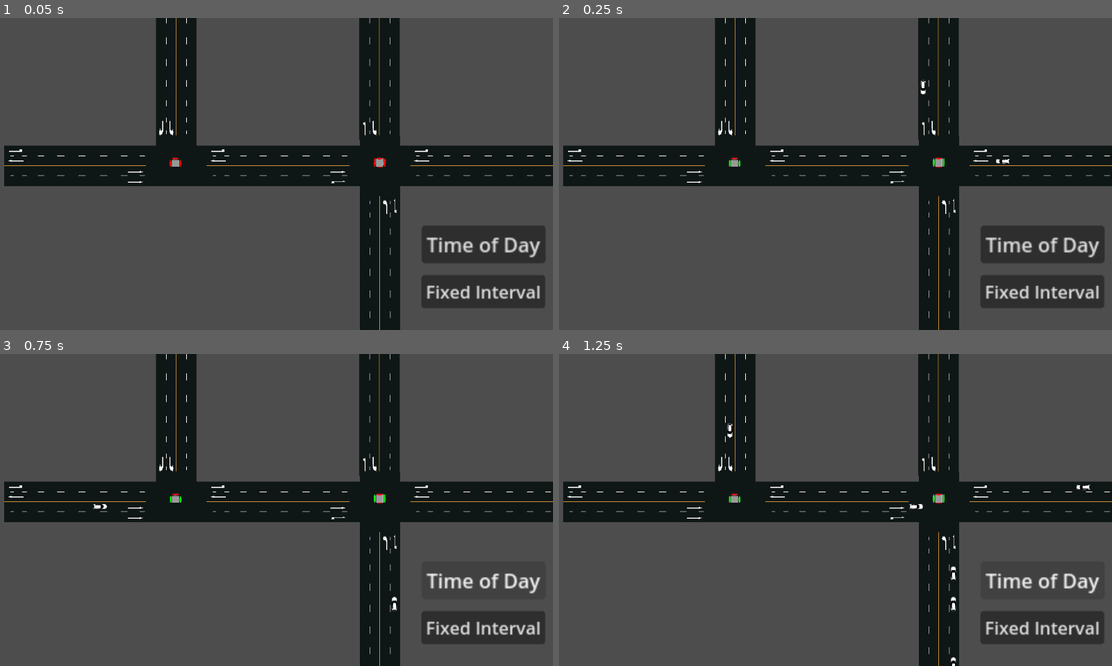
Above: before the commit, frames 1-4 (two rows, left to right).
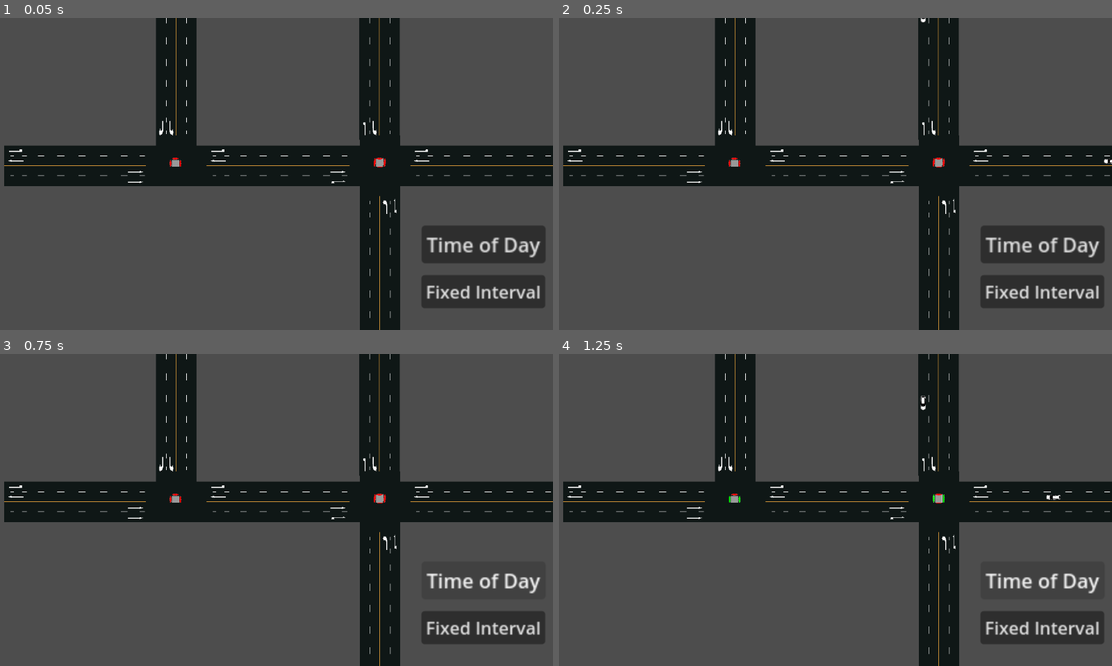
Above: after the commit, the same moments.

Repository: Lilies240/TrafficSimulation
Game: Godot game, scene res://Scenes/test_scene.tscn
The game is run twice, just before and just after one commit, with the same random seed, the same clock (stepped at 60 frames per second) and the same inputs.
Inputs:
- Up to frame 1 (0.05 s): no input
- Up to frame 2 (0.25 s): no input
- Up to frame 3 (0.75 s): click "Time of Day" at 0.5 s
- Up to frame 4 (1.25 s): no input

Frame 1 is identical in both runs. In frame 2, 0.1% of the frame differs, in the area x 30-100%, y 0-48%; in frame 3, 0.1%; in frame 4, 0.2%, in the area x 30-97%, y 13-100%.

Commit message:
Final update

Diff:
--- a/Scenes/test_scene.tscn
+++ b/Scenes/test_scene.tscn
@@ -338,7 +338,7 @@
 
 [sub_resource type="Curve2D" id="Curve2D_uicwc"]
 _data = {
-"points": PackedVector2Array(-227.743, -239.729, 0, 0, 2750, 2000, -227.743, -239.729, 227.743, 239.729, 2889, 2908, 0, 0, 0, 0, 3900, 3050)
+"points": PackedVector2Array(-227.743, -239.729, 0, 0, 2750, 2000, -227.743, -239.729, 227.743, 239.729, 2889, 2908, 0, 0, 0, 0, 4000, 3350)
 }
 point_count = 3
 
@@ -351,7 +351,7 @@
 majorTrafficRate = Array[Vector2]([Vector2(5, 10), Vector2(5, 10)])
 minorTrafficRate = Array[Vector2]([Vector2(1, 3), Vector2(5, 10)])
 simulationRunTime = 144.0
-simulationTimeScale = 10.0
+simulationTimeScale = 2.0
 maxCycles = 1
 vehicle_scene = ExtResource("2_yofyd")
 compact_scene = ExtResource("3_h4dsy")
--- a/Scripts/Vehicle.gd
+++ b/Scripts/Vehicle.gd
@@ -4,21 +4,23 @@
 
 @export var vehicleType: Enums.VehicleType # the type of vehicle
 @export var pixels_per_meter = 100
-
-var stoppingDistance: float  # the distance it takes to come to a stop
-var followingTime: float # the time in seconds that vehicle tries to keep behind the vehicle in front of it
 
 @export var length: float = 10 # the length of the vehicle
 var max_speed: float = 100.0  # Maximum speed of the vehicle
 var acceleration: float = 50.0  # Acceleration rate (speed increase per second)
 var deceleration: float = 70.0  # Deceleration rate (speed decrease per second)
+var current_stop_distance: float  # the distance it takes to come to a stop
+var min_queue_distance: float # the distance it keeps behind a car when stopped
+
 var current_speed: float = 0.0  # The vehicle's current speed
-
-var speed_limit: float # the speed limit of the road
+var current_speed_limit: float # the speed limit of the road
 var spawner: Node # Variable to hold the reference to the spawner
 var route: Array[Path2D] = [] # list of paths the vehicle follows
 var current_path_index: int = 0 # the index of the current path being followed
 @export var current_path: Path2D # the current path being followed
+var state: String = "accelerating" #
+var upcoming_light_color: String = "green"
+var car_ahead: PathFollow2D = null # Reference to nearest car ahead, if any
 
 var isMajor: bool  # Whether the car was spawned as major traffic
 var throughput: float  # Time elapsed from spawn time
@@ -26,10 +28,11 @@
 func initialize(spawner_reference: Node, vType: Enums.VehicleType, nodePaths: Array[NodePath], speedLimit: float, is_major: bool):
 	spawner = spawner_reference
 	vehicleType = vType
-	speed_limit = mph_to_mps(speedLimit) * pixels_per_meter
-	current_speed = speed_limit
+	current_speed_limit = mph_to_mps(speedLimit) * pixels_per_meter
+	current_speed = current_speed_limit
 	isMajor = is_major
 	throughput = 0.0
+	state = "accelerating"
 
 	# Add each path in nodePaths to the route array
 	for path in nodePaths:
@@ -46,7 +49,7 @@
 			acceleration = 3.75 * pixels_per_meter
 			deceleration = 7 * pixels_per_meter
 			v_offset = 0.875 * pixels_per_meter
-			followingTime = 2.5 * pixels_per_meter
+			min_queue_distance = 1.25 * pixels_per_meter
 			#print("Compact car spawned")
 		Enums.VehicleType.MIDSIZE:
 			length = 4.75 * pixels_per_meter
@@ -54,7 +57,7 @@
 			acceleration = 3.25 * pixels_per_meter
 			deceleration = 6 * pixels_per_meter
 			v_offset = 0.95 * pixels_per_meter
-			followingTime = 2.5 * pixels_per_meter
+			min_queue_distance = 1.25 * pixels_per_meter
 			#print("Midsize car spawned")
 		Enums.VehicleType.SUV:
 			length = 5.05 * pixels_per_meter
@@ -62,7 +65,7 @@
 			acceleration = 2.75 * pixels_per_meter
 			deceleration = 5.25 * pixels_per_meter
 			v_offset = 1.025 * pixels_per_meter
-			followingTime = 3.5 * pixels_per_meter
+			min_queue_distance = 1.75 * pixels_per_meter
 			#print("SUV spawned")
 		Enums.VehicleType.TRUCK:
 			length = 22.5 * pixels_per_meter
@@ -70,11 +73,10 @@
 			acceleration = 1 * pixels_per_meter
 			deceleration = 3.5 * pixels_per_meter
 			v_offset = 1.25 * pixels_per_meter
-			followingTime = 5 * pixels_per_meter
+			min_queue_distance = 2.5 * pixels_per_meter
 			#print("Semi-truck spawned")
 		_:
 			print("No vehicle type declared!")
-
 
 func set_current_path(path: Path2D):
 	current_path = path
@@ -97,77 +99,150 @@
 	if spawner:
 		return spawner.mph_to_mps(speed)
 
-func _process(delta):
+func _physics_process(delta):
 	throughput += delta
 
-	# Handle acceleration and deceleration
-	if should_decelerate():
-		decelerate(delta)
-	elif should_accelerate():
-		accelerate(delta)
-
-
-	# Move the vehicle along the path
+	# Adjust speed based on state
+	match state:
+		"accelerating":
+			accelerate(delta)
+		"decelerating":
+			decelerate(delta)
+		"cruising":
+			hold_speed(delta)
+		"stopped":
+			stop_vehicle()
+
+	# Handle movement along the path
 	progress += current_speed * delta
 
+	# Check for intersecctions and cars ahead
+	handle_intersection()
+
 	# Move to next path if progress exceeds 1.0
-	if progress >= current_path.curve.get_baked_length() - current_speed * delta:
+	if progress + current_speed * delta >= current_path.curve.get_baked_length():
 		transition_to_next_path()
 
 # Function to handle acceleration
 func accelerate(delta):
-	current_speed += acceleration * delta
-	if current_speed > max_speed:
-		current_speed = max_speed
-
-# Function to handle deceleration
+	if current_speed < max_speed:
+		current_speed += acceleration * delta
+		if current_speed > max_speed:
+			current_speed = max_speed
+
+# Function to handle smooth deceleration
 func decelerate(delta):
-	current_speed -= deceleration * delta
-	if current_speed < 0.5:
-		current_speed = 0
-
-
-# Conditions to determine if the car should accelerate
-func should_accelerate() -> bool:
-	# Accelerate if under the speed limit
-	if current_speed < speed_limit and spawner.get_traffic_signal(current_path) == "green":
-		return true
-	return false
+	if current_speed > 0:
+		current_speed -= deceleration * delta
+		if current_speed <= 20:
+			current_speed = 0
+			state = "stopped"
+
+func hold_speed(delta):
+	# Maintain current speed limit
+	if current_speed != current_speed_limit:
+		current_speed = current_speed_limit
+
+func stop_vehicle():
+	current_speed = 0
+
+func check_upcoming_light():
+	upcoming_light_color = spawner.get_traffic_signal(current_path)
+
+func is_intersection_ahead() -> bool:
+	return current_path_index % 2 == 0
+
+func handle_intersection():
+	check_upcoming_light() # Update light color
+	var current_stop_distance = calculate_stopping_distance()
+
+	# Check for cars ahead
+	var smallest_distance_to_other = 50 * current_stop_distance
+
+	# Find the closest car ahead
+	for other_vehicle in spawner.vehicleInstances:
+		if other_vehicle == self: # Don't count itself
+			continue
+
+		# Check if on the same path
+		if other_vehicle.current_path == self.current_path:
+			var current_distance_to_other = other_vehicle.progress - self.progress - length / 2 - other_vehicle.length / 2
+
+			if current_distance_to_other < 0: # Don't count cars behind it
+				continue
+			elif current_distance_to_other < smallest_distance_to_other:
+				smallest_distance_to_other = current_distance_to_other
+
+	# Come to a stop when approaching the other vehicle
+	if smallest_distance_to_other <= current_stop_distance + length / 2:
+		if state != "stopped":
+			state = "decelerating"
+
+		print("\nCurrent road: " + str(current_path) + "\nCurrent state: " + str(state) + "\nCurrent speed: " + str(current_speed) + "\nCurrent speed limit: " + str(current_speed_limit) + "\nIntersection Ahead: " + str(is_intersection_ahead()) + "\nUpcoming Light Color: " + str(upcoming_light_color) + "\nCalculated Stopping Distance: " + str(calculate_stopping_distance()) + "\nLength of road: " + str(current_path.get_curve().get_baked_length()) + "\nCurrent Progress: " + str(progress))
+		return
+
+	# Intersection handling
+	if is_intersection_ahead():
+		var distance_to_intersection = calculate_distance_to_intersection()
+
+		# Check the light color ahead
+		if upcoming_light_color == "red" and distance_to_intersection <= current_stop_distance + length / 2:
+			# Come to a stop when approaching the intersection
+			if state != "stopped":
+				state = "decelerating"
+
+			print("\nCurrent road: " + str(current_path) + "\nCurrent state: " + str(state) + "\nCurrent speed: " + str(current_speed) + "\nCurrent speed limit: " + str(current_speed_limit) + "\nIntersection Ahead: " + str(is_intersection_ahead()) + "\nUpcoming Light Color: " + str(upcoming_light_color) + "\nCalculated Stopping Distance: " + str(calculate_stopping_distance()) + "\nLength of road: " + str(current_path.get_curve().get_baked_length()) + "\nCurrent Progress: " + str(progress))
+			return
+		elif upcoming_light_color == "red" and distance_to_intersection > current_stop_distance + length / 2: # Continue towards the intersection
+			# Accelerate or cruise
+			if current_speed < current_speed_limit:
+				state = "accelerating"
+			else:
+				state = "cruising"
+
+			print("\nCurrent road: " + str(current_path) + "\nCurrent state: " + str(state) + "\nCurrent speed: " + str(current_speed) + "\nCurrent speed limit: " + str(current_speed_limit) + "\nIntersection Ahead: " + str(is_intersection_ahead()) + "\nUpcoming Light Color: " + str(upcoming_light_color) + "\nCalculated Stopping Distance: " + str(calculate_stopping_distance()) + "\nLength of road: " + str(current_path.get_curve().get_baked_length()) + "\nCurrent Progress: " + str(progress))
+			return
+		elif upcoming_light_color == "yellow":
+			# Stop if possible at the intersection
+			if distance_to_intersection <= current_stop_distance + length / 2:
+				if state != "stopped":
+					state = "decelerating"
+
+				print("\nCurrent road: " + str(current_path) + "\nCurrent state: " + str(state) + "\nCurrent speed: " + str(current_speed) + "\nCurrent speed limit: " + str(current_speed_limit) + "\nIntersection Ahead: " + str(is_intersection_ahead()) + "\nUpcoming Light Color: " + str(upcoming_light_color) + "\nCalculated Stopping Distance: " + str(calculate_stopping_distance()) + "\nLength of road: " + str(current_path.get_curve().get_baked_length()) + "\nCurrent Progress: " + str(progress))
+				return
+			else:
+				# Accelerate or cruise
+				if current_speed < current_speed_limit:
+					state = "accelerating"
+				else:
+					state = "cruising"
+
+				print("\nCurrent road: " + str(current_path) + "\nCurrent state: " + str(state) + "\nCurrent speed: " + str(current_speed) + "\nCurrent speed limit: " + str(current_speed_limit) + "\nIntersection Ahead: " + str(is_intersection_ahead()) + "\nUpcoming Light Color: " + str(upcoming_light_color) + "\nCalculated Stopping Distance: " + str(calculate_stopping_distance()) + "\nLength of road: " + str(current_path.get_curve().get_baked_length()) + "\nCurrent Progress: " + str(progress))
+				return
+		elif upcoming_light_color == "green":
+			# Accelerate or cruise
+			if current_speed < current_speed_limit:
+				state = "accelerating"
+			else:
+				state = "cruising"
+
+			print("\nCurrent road: " + str(current_path) + "\nCurrent state: " + str(state) + "\nCurrent speed: " + str(current_speed) + "\nCurrent speed limit: " + str(current_speed_limit) + "\nIntersection Ahead: " + str(is_intersection_ahead()) + "\nUpcoming Light Color: " + str(upcoming_light_color) + "\nCalculated Stopping Distance: " + str(calculate_stopping_distance()) + "\nLength of road: " + str(current_path.get_curve().get_baked_length()) + "\nCurrent Progress: " + str(progress))
+			return
+	else:
+		# Accelerate or cruise
+		if current_speed < current_speed_limit:
+			state = "accelerating"
+		else:
+			state = "cruising"
+
+		print("\nCurrent road: " + str(current_path) + "\nCurrent state: " + str(state) + "\nCurrent speed: " + str(current_speed) + "\nCurrent speed limit: " + str(current_speed_limit) + "\nIntersection Ahead: " + str(is_intersection_ahead()) + "\nUpcoming Light Color: " + str(upcoming_light_color) + "\nCalculated Stopping Distance: " + str(calculate_stopping_distance()) + "\nLength of road: " + str(current_path.get_curve().get_baked_length()) + "\nCurrent Progress: " + str(progress))
+		return
+
+func calculate_distance_to_intersection() -> float:
+	# Calculate the distance to the end of the current path
+	var total_length = current_path.get_curve().get_baked_length()
+	return total_length - progress
 
 func calculate_stopping_distance() -> float:
-	return (current_speed * current_speed) / (2 * deceleration) + followingTime * current_speed
-
-# Conditions to determine if the car should decelerate
-func should_decelerate() -> bool:
-	# Calculate required stopping distance for current speed
-	stoppingDistance = calculate_stopping_distance()
-
-	# Check for other vehicles ahead
-	var vehiclesAhead = 0;
-	for other_vehicle in spawner.vehicleInstances:
-		if other_vehicle == self:
-			continue
-
-		# Check if on the same path and ahead
-		if other_vehicle.current_path == self.current_path or (current_path_index + 1 >= 0 and current_path_index + 1 < route.size() and other_vehicle.current_path == route[current_path_index + 1]):
-			var distance_to_other = other_vehicle.progress - self.progress - other_vehicle.length / 2
-
-			# If within stopping range of another vehicle, start deceleration
-			#if distance_to_other > 0 and distance_to_other <= stoppingDistance:
-				#return true
-	if vehiclesAhead != 0:
-		print("Vehicles ahead: " + str(vehiclesAhead));
-
-	# Check traffic signals and adjust based on distance to intersections
-	var distance_to_intersection = current_path.curve.get_baked_length() - progress
-	#print("Distance to intersection: " + str(distance_to_intersection))
-	#print("Stopping distance: " + str(stoppingDistance))
-	match spawner.get_traffic_signal(current_path):
-		"yellow":
-			if distance_to_intersection <= stoppingDistance:
-				return true
-		"red":
-			if distance_to_intersection <= stoppingDistance:
-				return true
-
-	return false
+	# Calculate the current stopping distance
+	return current_speed ** 2 / (2 * deceleration)
Not shown, changed: Traffic Simulation.pck
